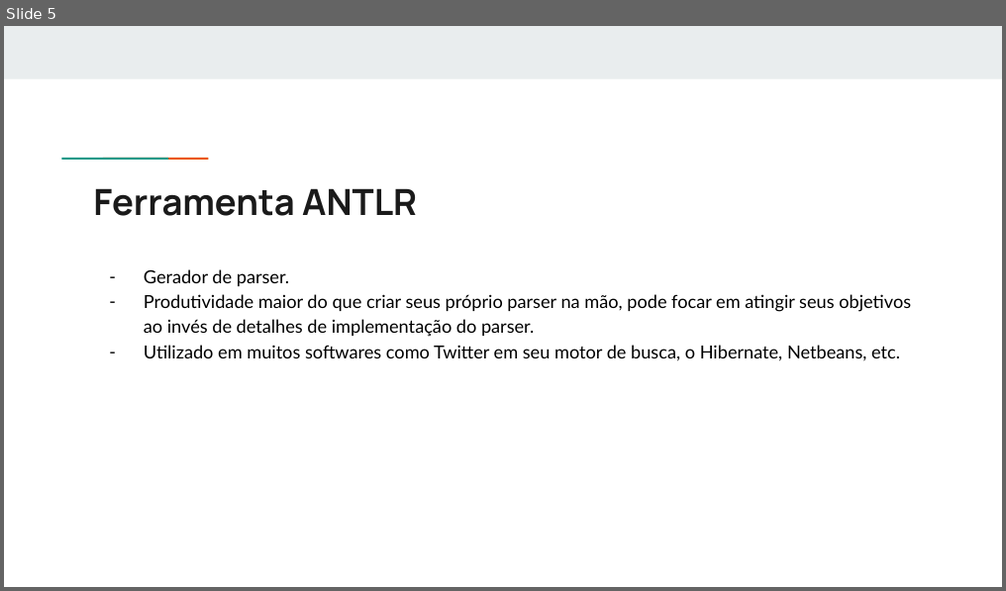
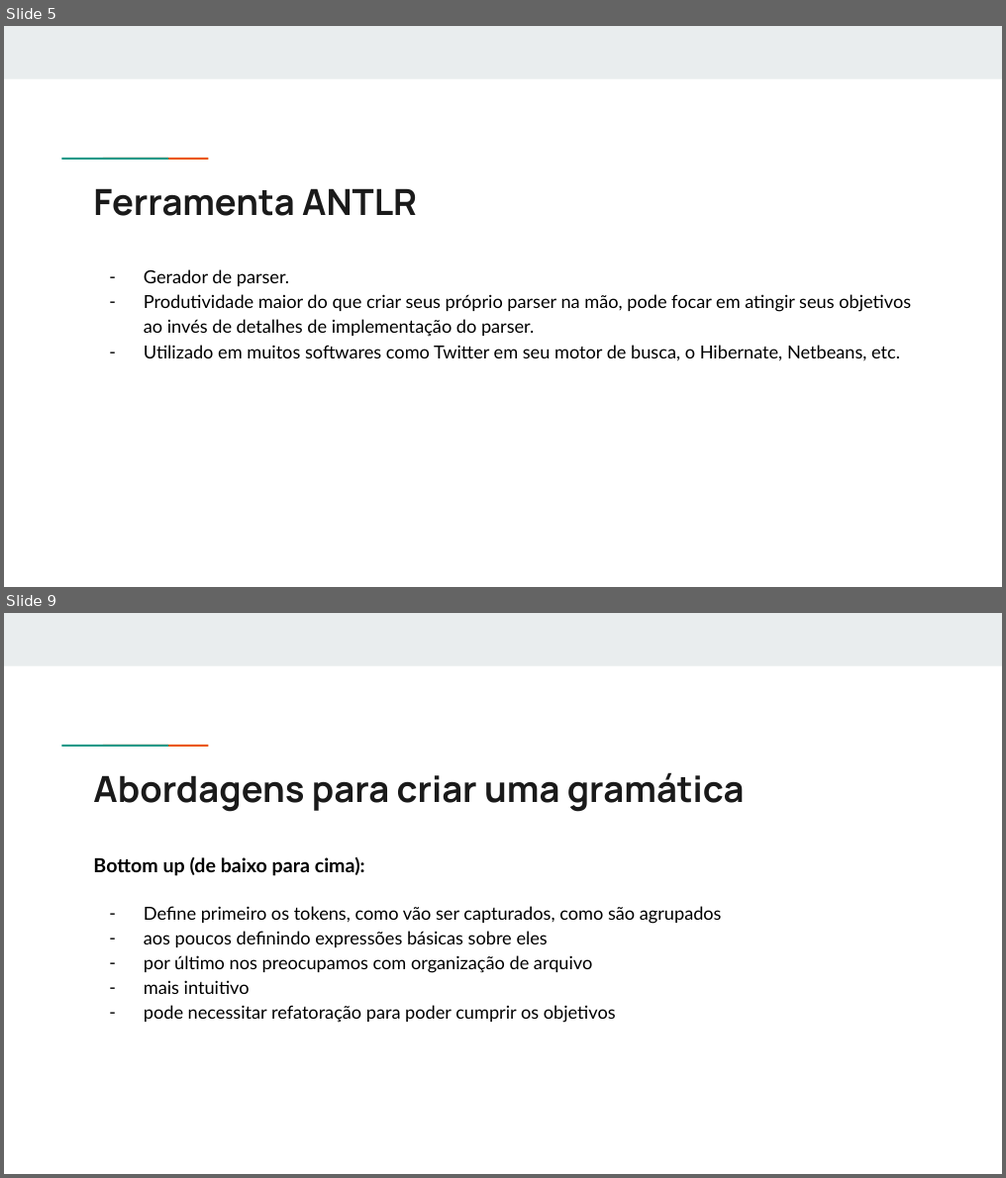
Before and after one commit to fernandohre/metodo, a slide deck: Apresentação ANTLR.pptx. Shown one above the other, each under a label of ours: slide 5 before the commit, slides 5 and 9 after it; the slides between them are not shown. The pictures are 1006x591 and 1006x1178 pixels, drawn with LibreOffice and Linux fonts; fonts in the diff are those of the drawing. Boxes give left, top, right and bottom in pixels: in the first picture for what was removed or moved away, otherwise in the second. Text is boxed around its words. In the diff, an @@ line names an element or a change of style, - is before the commit and + after.

```diff
--- a/Apresentação ANTLR.pptx
+++ b/Apresentação ANTLR.pptx
@@ slide 9 added at box(4, 613, 1002, 1174), background #FFFFFF; not listed: 3 template elements that a slide beside it also shows @@
@@ title added at box(93, 772, 745, 812), 26 pt, text #1A1A1A, bold @@
+Abordagens para criar uma gramática
@@ text added at box(93, 858, 722, 1023), 13 pt, text #000000 @@
+Bottom up (de baixo para cima):
+– Define primeiro os tokens, como vão ser capturados, como são agrupados
+– aos poucos definindo expressões básicas sobre eles
+– por último nos preocupamos com organização de arquivo
+– mais intuitivo
+– pode necessitar refatoração para poder cumprir os objetivos
```
Also in this commit, not shown: 2 slides changed, 4 other slides added, 3 slides removed.
